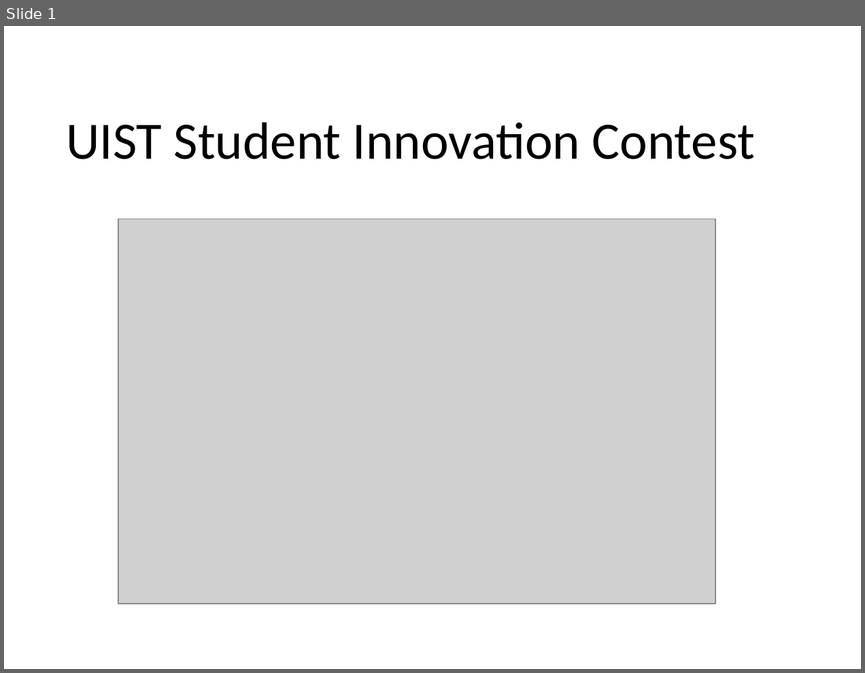
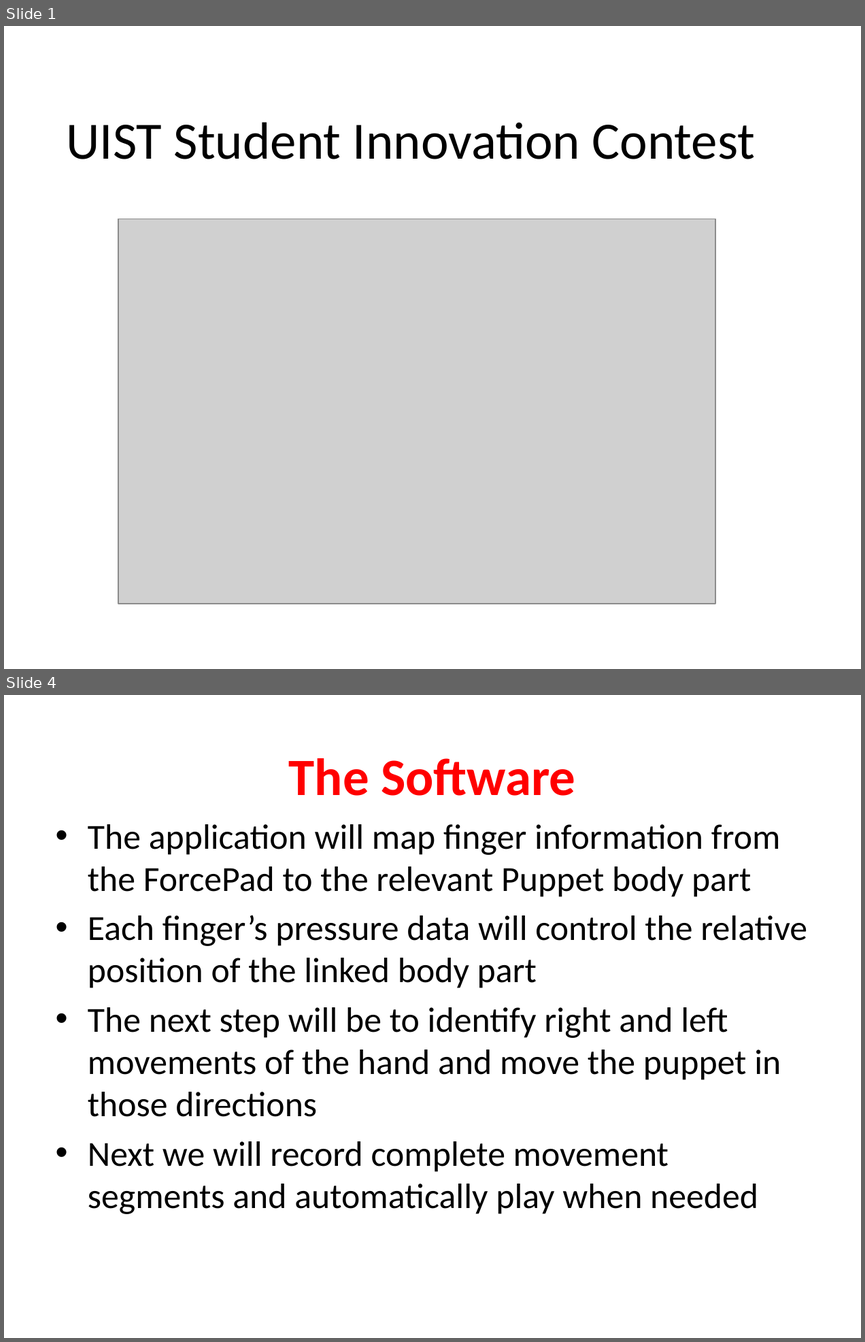
Before and after one commit to hcilab-um/UIST-2012-SIC, a slide deck: September 11 Presentation.pptx. Shown one above the other, each under a label of ours: slide 1 before the commit, slides 1 and 4 after it; the slides between them are not shown. The pictures are 865x673 and 865x1342 pixels, drawn with LibreOffice and Linux fonts; fonts in the diff are those of the drawing; grey boxes stand for pictures. Boxes give left, top, right and bottom in pixels: in the first picture for what was removed or moved away, otherwise in the second. Text is boxed around its words. In the diff, an @@ line names an element or a change of style, - is before the commit and + after.

Commit message:
software for presentation

```diff
--- a/September 11 Presentation.pptx
+++ b/September 11 Presentation.pptx
@@ slide 4 added at box(4, 695, 861, 1338), background #FFFFFF @@
@@ title added at box(289, 758, 575, 796), 44 pt, text #FF0000, bold @@
+The Software
@@ text added at box(88, 824, 807, 1214), 29.6 pt, text #000000 @@
+• The application will map finger information from the ForcePad to the relevant Puppet body part
+• Each finger’s pressure data will control the relative position of the linked body part
+• The next step will be to identify right and left movements of the hand and move the puppet in those directions
+• Next we will record complete movement segments and automatically play when needed
```
Also in this commit, not shown: 2 slides changed, 1 other slide added, 2 slides removed.
